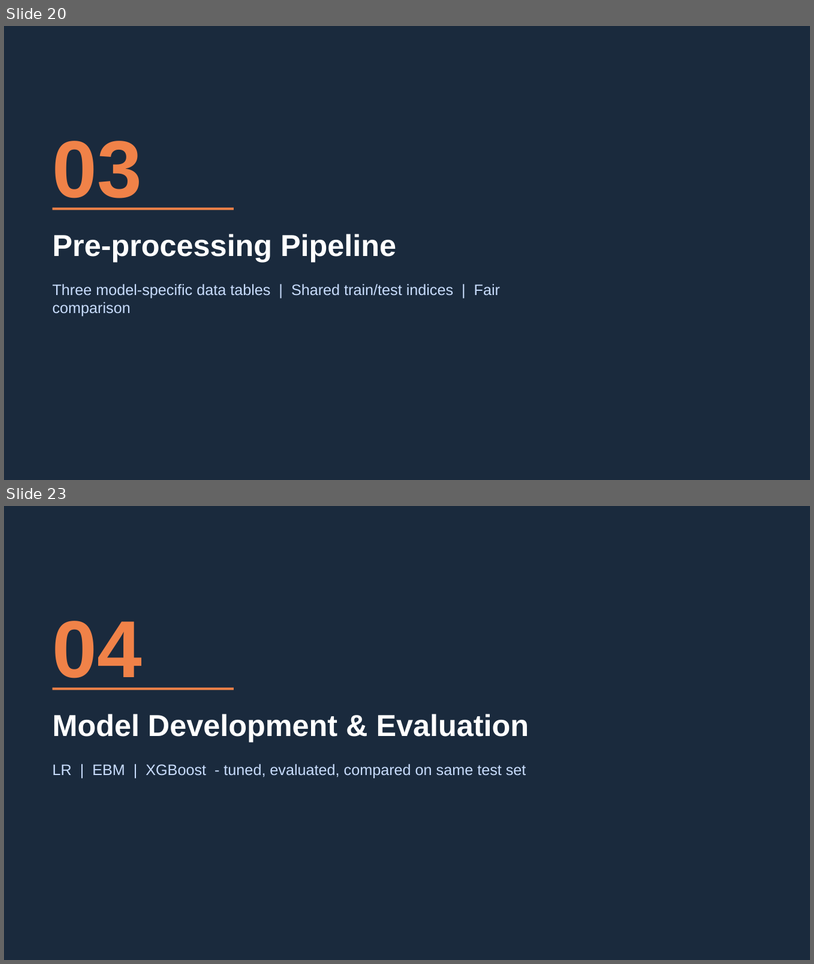
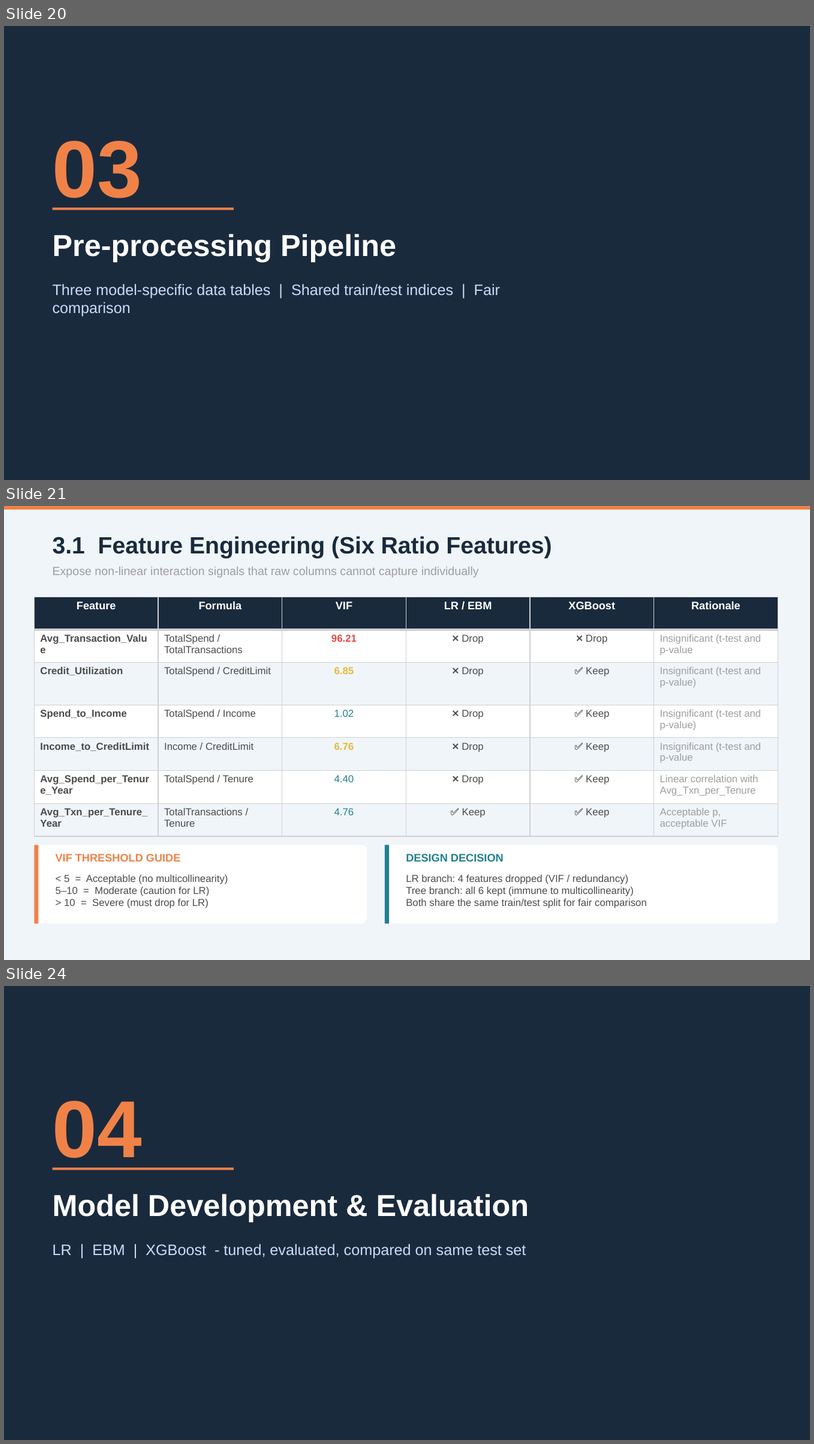
Before and after one commit to mind-wanderer00/ubp-attrition-api, a slide deck: presentation docs/Copino_UBP_Presentation_Final.pptx. Shown one above the other, each under a label of ours: slides 20 and 23 before the commit, slides 20, 21 and 24 after it; the slides between them are not shown. The pictures are 814x964 and 814x1444 pixels, drawn with LibreOffice and Linux fonts; fonts in the diff are those of the drawing. Boxes give left, top, right and bottom in pixels: in the first picture for what was removed or moved away, otherwise in the second. Text is boxed around its words. In the diff, an @@ line names an element or a change of style, - is before the commit and + after.

```diff
--- a/presentation docs/Copino_UBP_Presentation_Final.pptx
+++ b/presentation docs/Copino_UBP_Presentation_Final.pptx
@@ slide 21 added at bbox=[4, 506, 810, 960], background #F0F5FA @@
@@ rectangle added at bbox=[4, 506, 810, 510], fill #F08248 @@
@@ text added at bbox=[53, 536, 552, 558], 28 pt, text #1A2A3D, bold @@
+3.1 Feature Engineering (Six Ratio Features)
@@ text added at bbox=[53, 567, 479, 577], 14 pt, text #9E9E9E @@
+Expose non-linear interaction signals that raw columns cannot capture individually
@@ table added at bbox=[34, 597, 779, 837], 7 rows, 6 columns @@
+Feature | Formula | VIF | LR / EBM | XGBoost | Rationale
+Avg_Transaction_Value | TotalSpend / TotalTransactions | 96.21 | ❌ Drop | ❌ Drop | Insignificant (t-test and p-value
+Credit_Utilization | TotalSpend / CreditLimit | 6.85 | ❌ Drop | ✅ Keep | Insignificant (t-test and p-value)
+Spend_to_Income | TotalSpend / Income | 1.02 | ❌ Drop | ✅ Keep | Insignificant (t-test and p-value)
+Income_to_CreditLimit | Income / CreditLimit | 6.76 | ❌ Drop | ✅ Keep | Insignificant (t-test and p-value
+Avg_Spend_per_Tenure_Year | TotalSpend / Tenure | 4.40 | ❌ Drop | ✅ Keep | Linear correlation with Avg_Txn_per_Tenure
+Avg_Txn_per_Tenure_Year | TotalTransactions / Tenure | 4.76 | ✅ Keep | ✅ Keep | Acceptable p, acceptable VIF
@@ rounded rectangle added at bbox=[34, 845, 367, 924], fill #FFFFFF @@
@@ rectangle added at bbox=[34, 845, 38, 924], fill #F08248 @@
@@ rounded rectangle added at bbox=[385, 845, 779, 924], fill #FFFFFF @@
@@ rectangle added at bbox=[385, 845, 389, 924], fill #208090 @@
@@ text added at bbox=[56, 853, 181, 861], 13 pt, text #F08248, bold @@
+VIF THRESHOLD GUIDE
@@ text added at bbox=[406, 853, 504, 861], 13 pt, text #208090, bold @@
+DESIGN DECISION
@@ text added at bbox=[56, 874, 228, 908], 12 pt, text #4B4B4B @@
+< 5 = Acceptable (no multicollinearity)
+5–10 = Moderate (caution for LR)
+> 10 = Severe (must drop for LR)
@@ text added at bbox=[406, 874, 647, 908], 12 pt, text #4B4B4B @@
+LR branch: 4 features dropped (VIF / redundancy)
+Tree branch: all 6 kept (immune to multicollinearity)
+Both share the same train/test split for fair comparison
@@ what was slide 23 is now slide 24 @@
```
Also in this commit, not shown: 9 slides changed, 1 other slide added, 3 other files.
